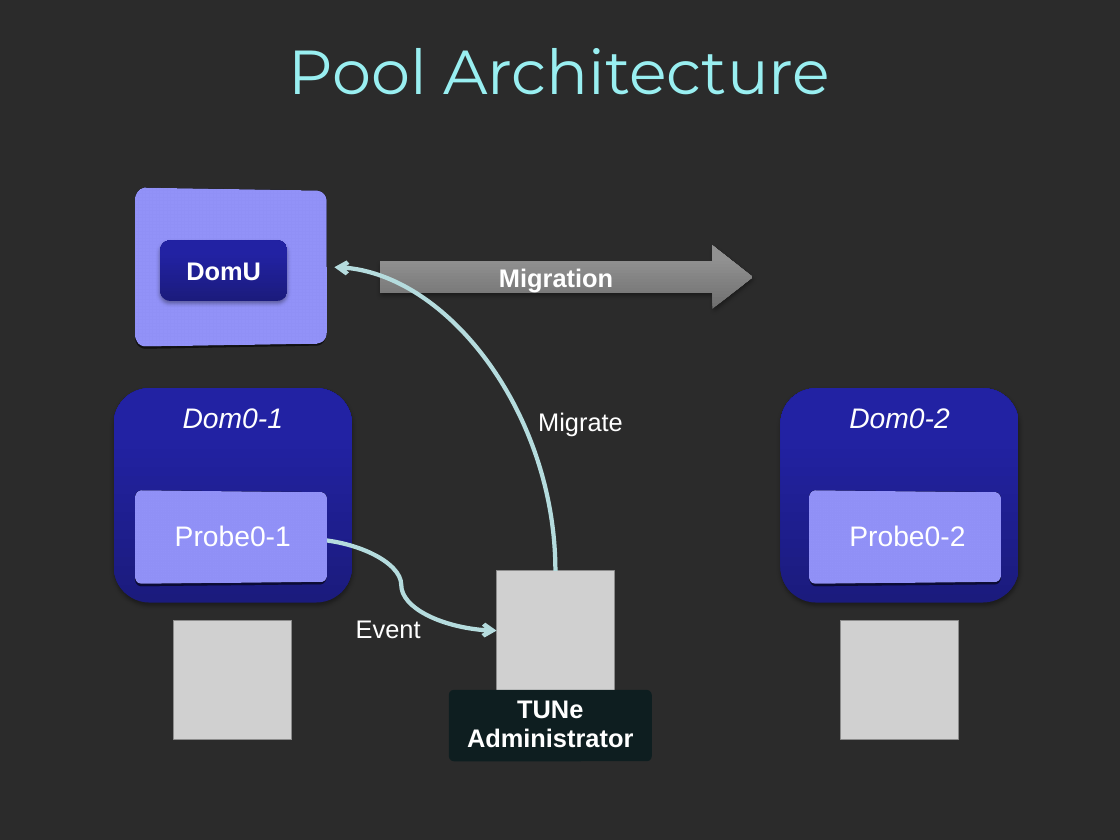
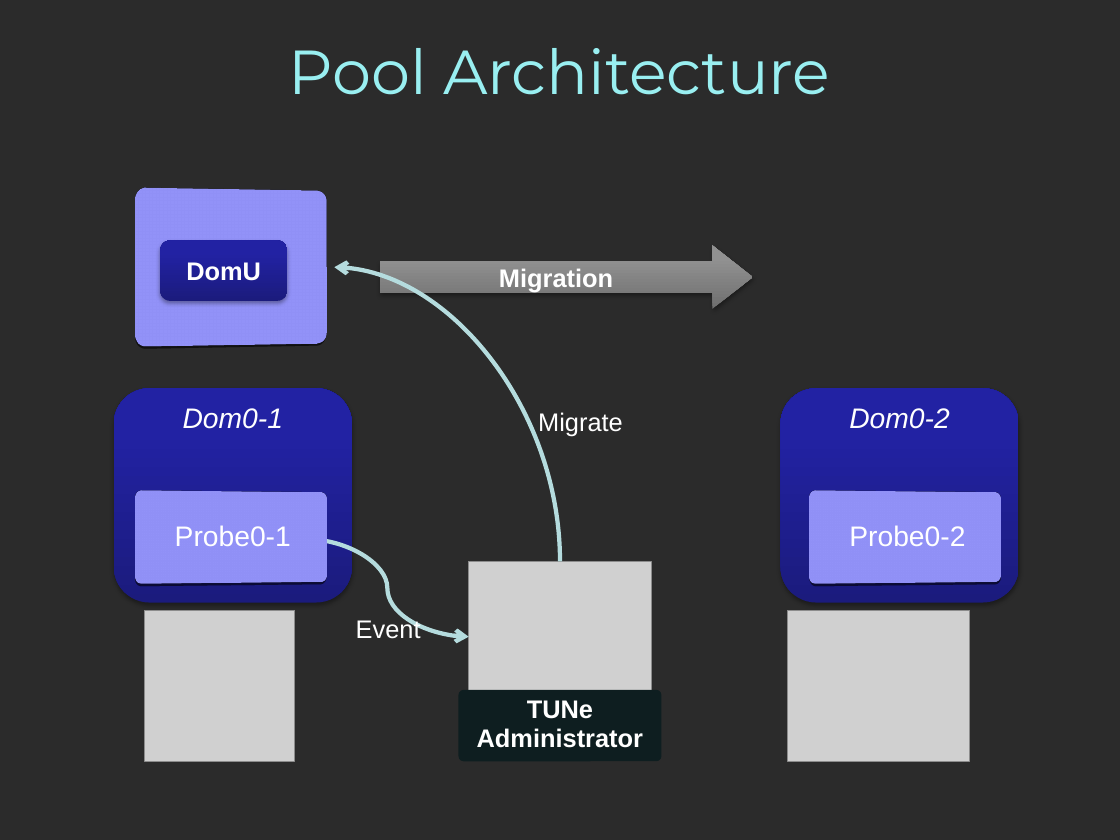
Before and after one commit to mgiorgino/xen-attitune, a slide deck: slide 30 of Docs/Anglais/PresentationAnglais.pptx. Drawn at 1120x840 pixels with LibreOffice and Linux fonts; fonts in the diff are those of the drawing; grey boxes stand for pictures; background and template pictures are left out; a plain dark background stands for a picture behind light text. Boxes give left, top, right and bottom in pixels: in the first picture for what was removed or moved away, otherwise in the second. Text is boxed around its words. In the diff, an @@ line names an element or a change of style, - is before the commit and + after.

```diff
--- a/Docs/Anglais/PresentationAnglais.pptx
+++ b/Docs/Anglais/PresentationAnglais.pptx
@@ curved arrow moved from (556, 571) - (334, 267) to (560, 561) - (334, 267) @@
@@ curved arrow moved from (306, 540) - (497, 631) to (306, 540) - (469, 637) @@
@@ picture: place and size @@
-picture at [497,571,615,691]
+picture at [469,561,651,711]
@@ picture: place and size @@
-picture at [174,621,292,741]
+picture at [144,611,295,761]
@@ picture: place and size @@
-picture at [841,620,958,740]
+picture at [788,611,971,761]
@@ rounded rectangle "TUNe Administrator": place and size @@
-rounded rectangle "TUNe Administrator" at [449,690,652,761]
+rounded rectangle "TUNe Administrator" at [458,690,662,761]
```
Also in this commit, not shown: 19 other slides changed, 2 slides added, 2 slides removed.
